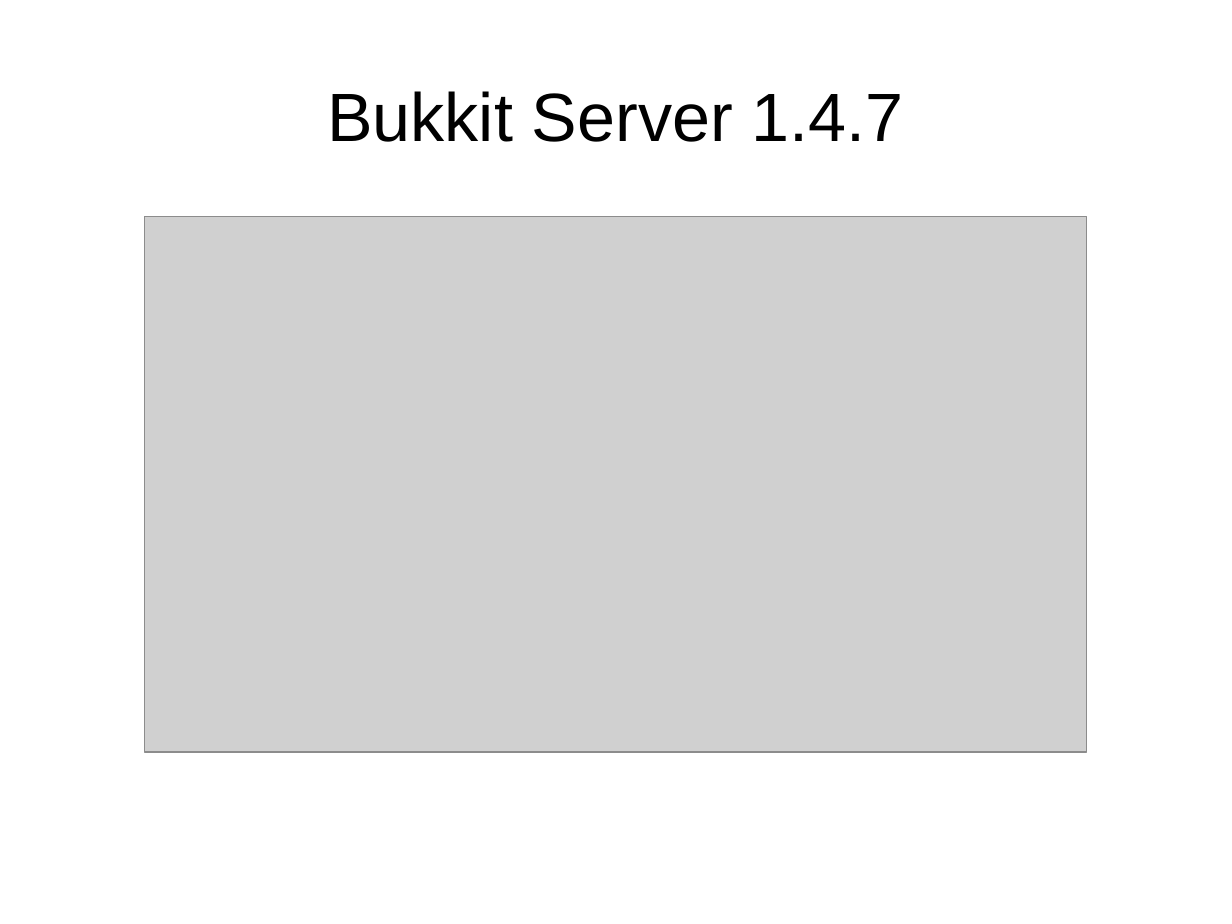
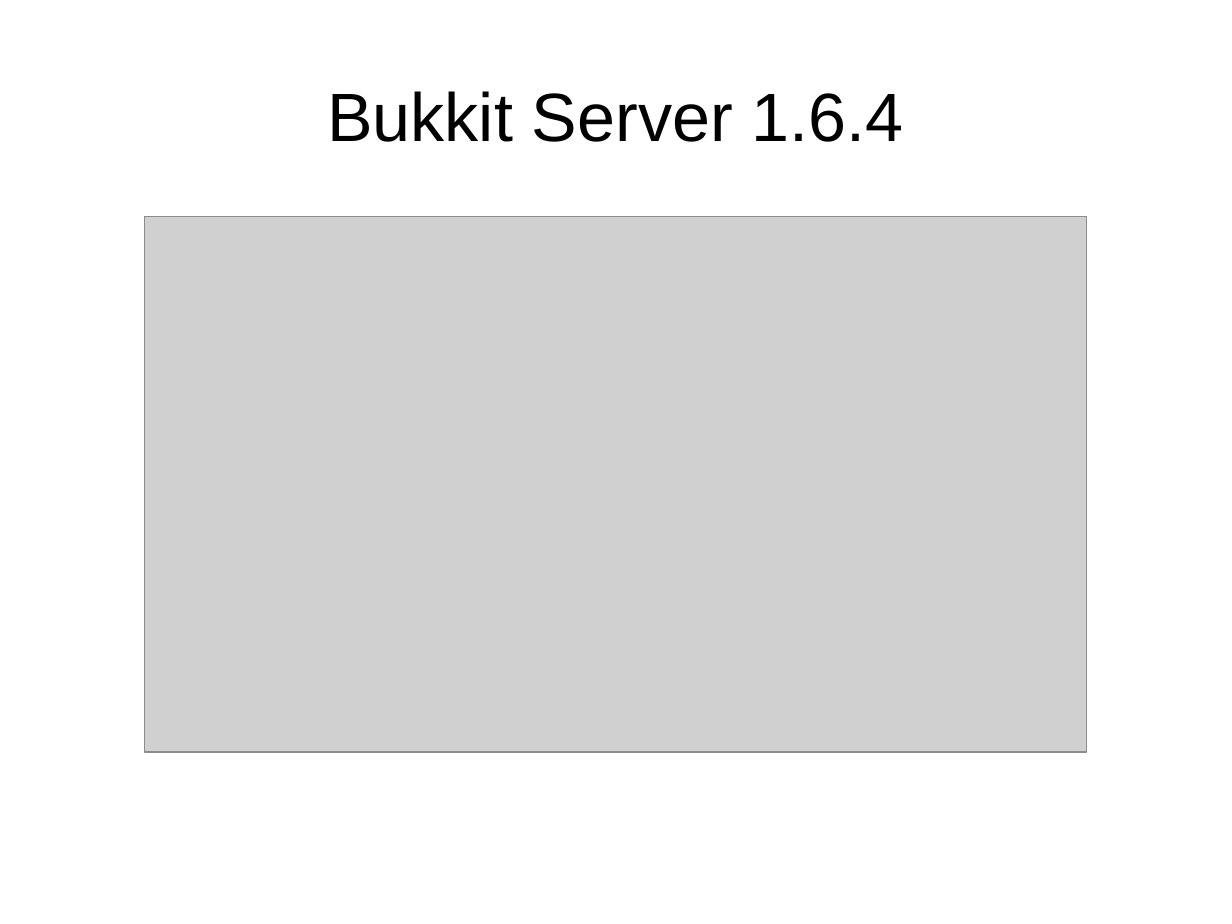
Before and after one commit to DiegoAscanio/minecraft-python, a slide deck: slide 15 of python-minecraft.odp (slide 14 before the commit). Drawn at 1232x924 pixels with LibreOffice and Linux fonts; fonts in the diff are those of the drawing; grey boxes stand for pictures. Boxes give left, top, right and bottom in pixels: in the first picture for what was removed or moved away, otherwise in the second. Text is boxed around its words. In the diff, an @@ line names an element or a change of style, - is before the commit and + after.

```diff
--- a/python-minecraft.odp
+++ b/python-minecraft.odp
@@ title at bbox=[327, 91, 904, 142]: text changed @@
-Bukkit Server 1.4.7
+Bukkit Server 1.6.4
```
Also in this commit, not shown: 5 other slides changed, 18 slides added, 2 other files.
